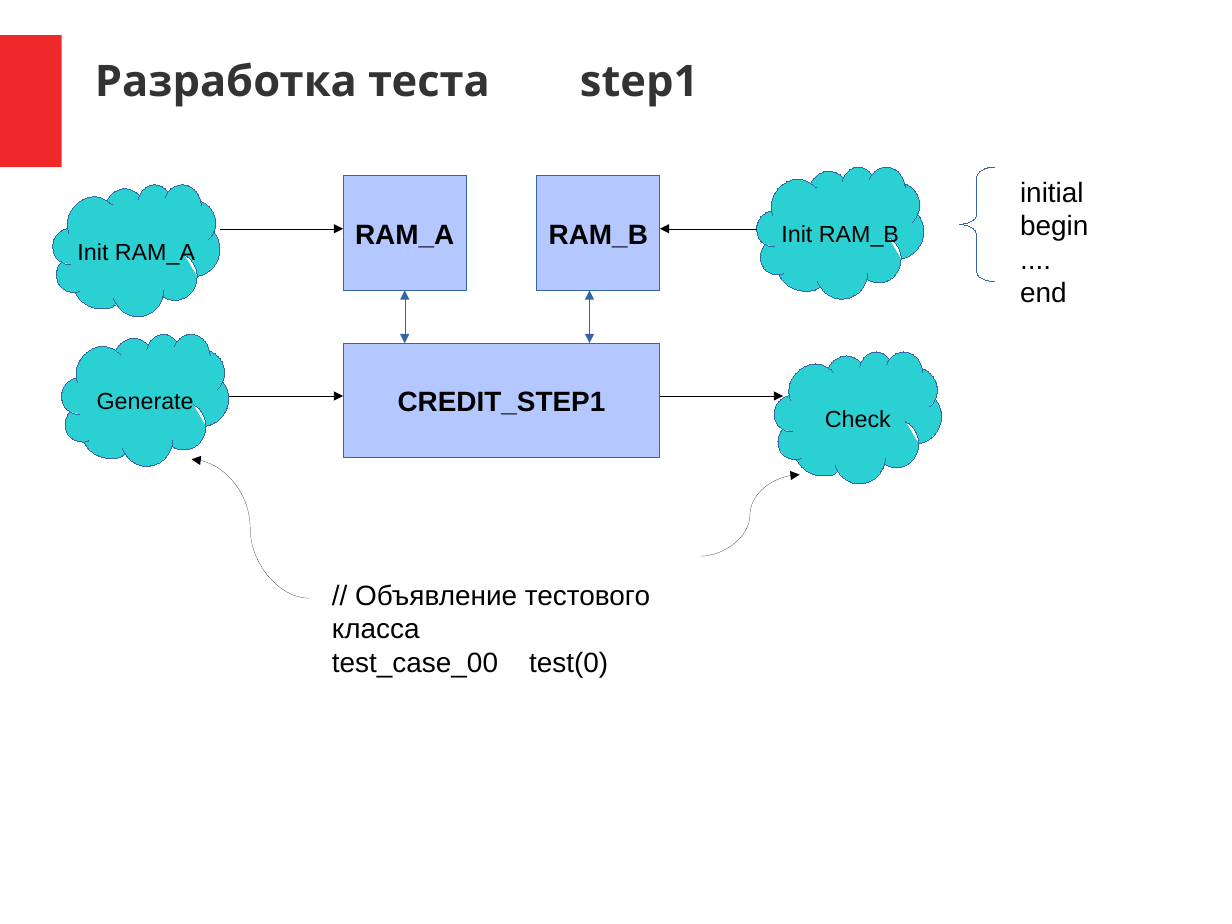
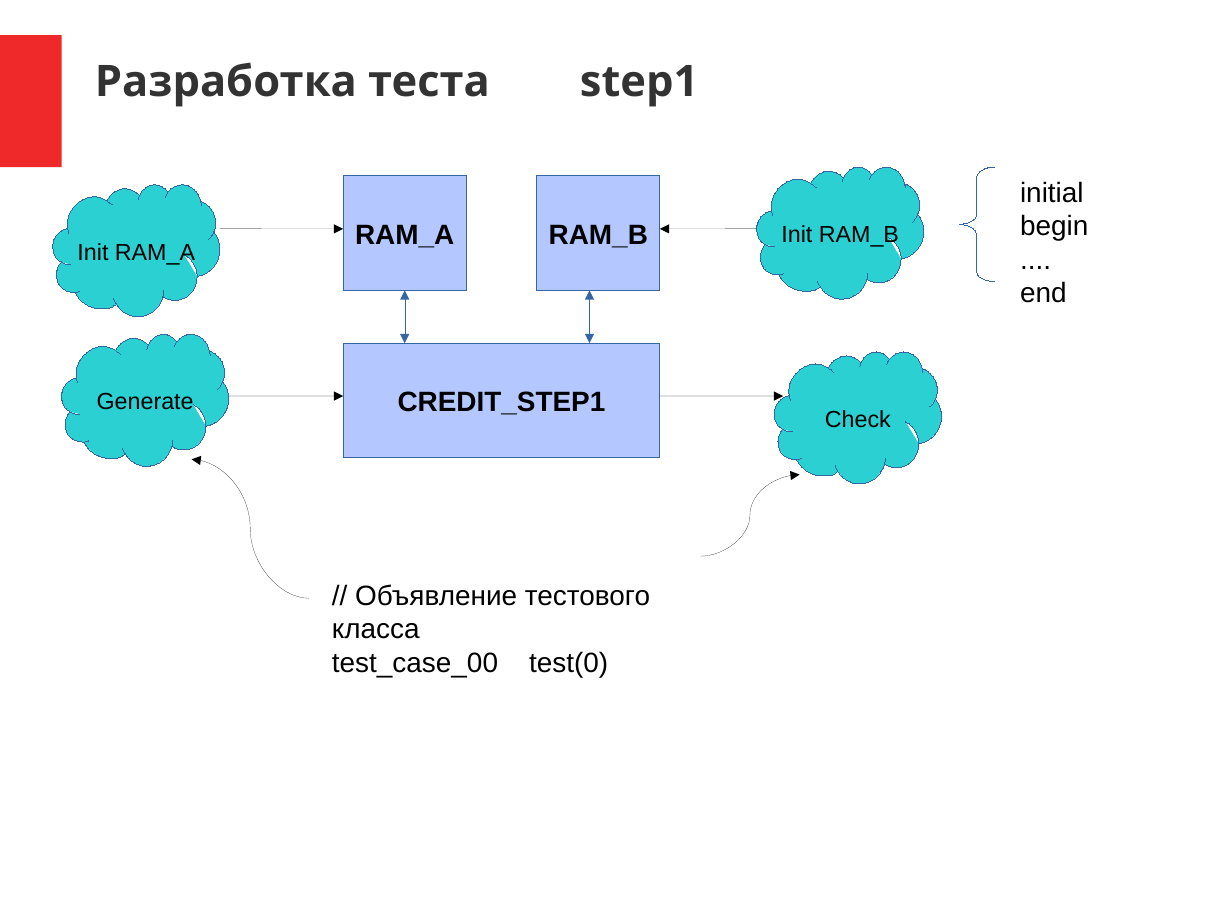
Before and after one commit to DigitalDesignSchool/2021dev, a slide deck: slide 6 of examples/2.1.1.7/doc/pr_2_1_1_7.pptx. Drawn at 1232x924 pixels with LibreOffice and Linux fonts; fonts in the diff are those of the drawing. Boxes give left, top, right and bottom in pixels: in the first picture for what was removed or moved away, otherwise in the second. Text is boxed around its words. In the diff, an @@ line names an element or a change of style, - is before the commit and + after.

```diff
--- a/examples/2.1.1.7/doc/pr_2_1_1_7.pptx
+++ b/examples/2.1.1.7/doc/pr_2_1_1_7.pptx
@@ freeform shape removed at (x1=220, y1=229, x2=343, y2=229) @@
@@ arrow added from (220, 229) to (343, 229), #000000 0.75 pt @@
@@ freeform shape removed at (x1=661, y1=229, x2=758, y2=229) @@
@@ arrow added from (757, 229) to (661, 229), #000000 0.75 pt @@
@@ freeform shape removed at (x1=229, y1=396, x2=343, y2=396) @@
@@ arrow added from (229, 396) to (343, 396), #000000 0.75 pt @@
@@ freeform shape removed at (x1=661, y1=396, x2=784, y2=396) @@
@@ arrow added from (661, 396) to (784, 396), #000000 0.75 pt @@
```
Also in this commit, not shown: 6 other slides changed, 3 slides added, 6 other files.
